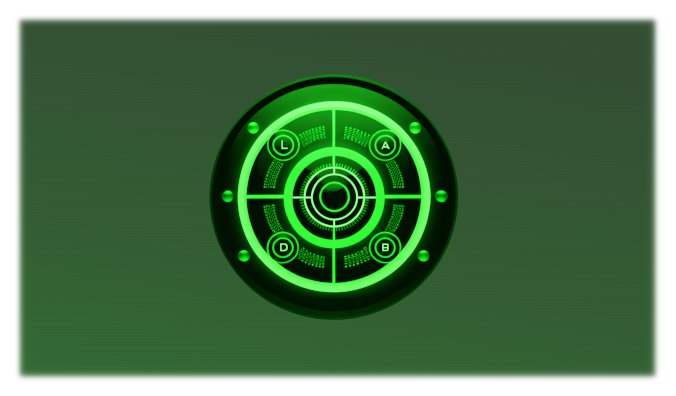
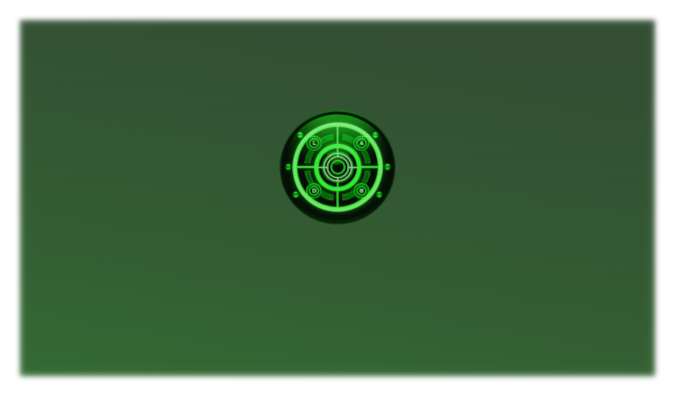
Layered file, before and after one edit (676×396). Changes by layer:
"Game Direct - NoBorder.png copy #2": opacity 69% → 88%, painted on it over [209, 74, 459, 320]
hid "Game Direct - NoBorder.png copy #1" over [209, 74, 459, 320]
